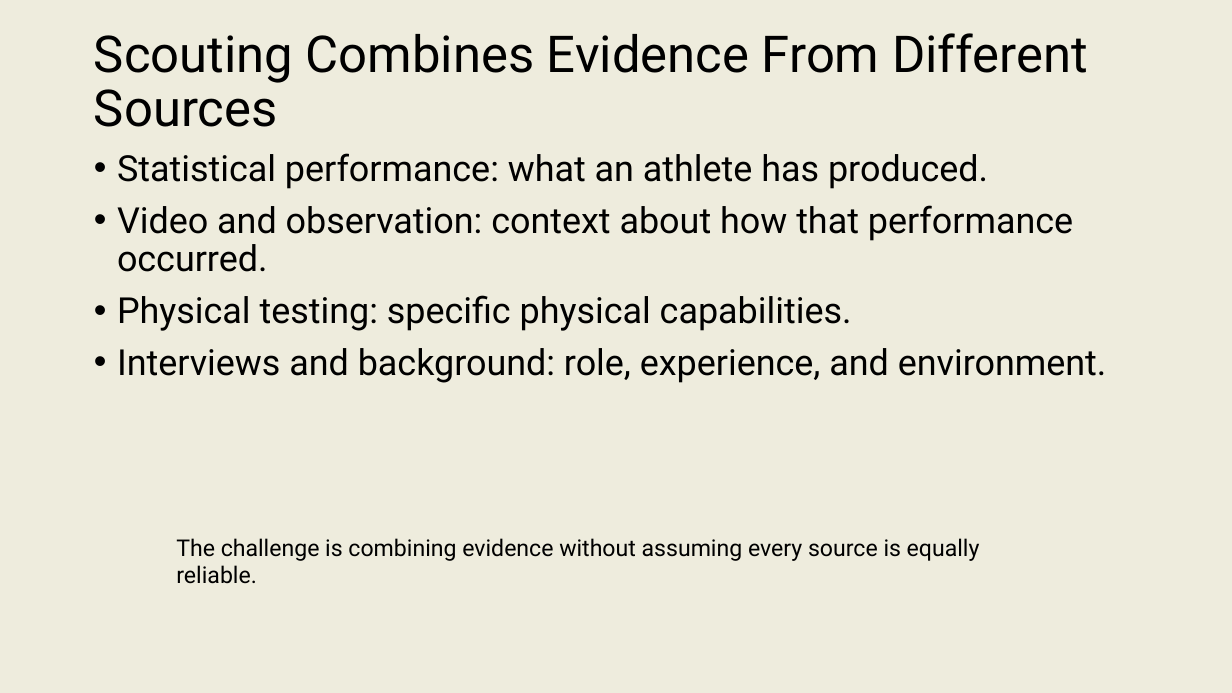
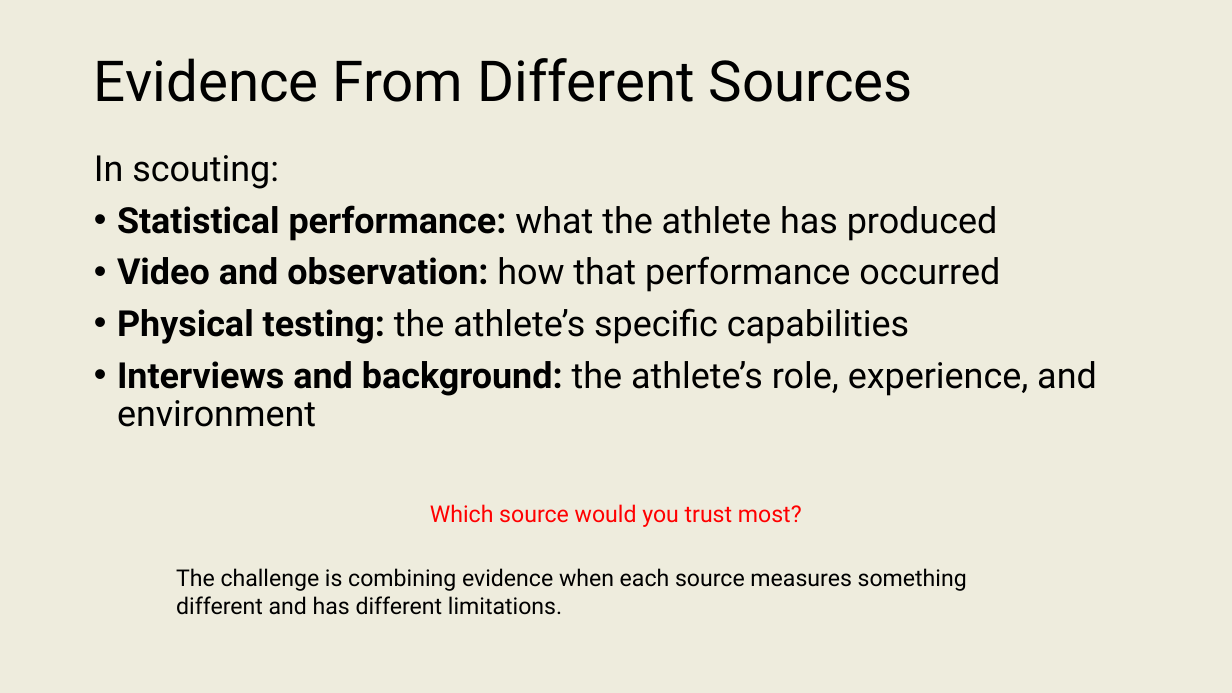
Before and after one commit to onishisaryu/HES-3000-Sports-Data-Analytics, a slide deck: slide 8 of pptx/Lecture2.pptx (slide 7 before the commit). Drawn at 1232x693 pixels with LibreOffice and Linux fonts; fonts in the diff are those of the drawing. Boxes give left, top, right and bottom in pixels: in the first picture for what was removed or moved away, otherwise in the second. Text is boxed around its words. In the diff, an @@ line names an element or a change of style, - is before the commit and + after.

```diff
--- a/pptx/Lecture2.pptx
+++ b/pptx/Lecture2.pptx
@@ title at <box>94,58,913,102</box>: text changed; size 39.6 to 44 pt @@
-Scouting Combines Evidence From Different Sources
+Evidence From Different Sources
@@ text at <box>94,155,1097,427</box>: text changed @@
-• Statistical performance: what an athlete has produced.
-• Video and observation: context about how that performance occurred.
-• Physical testing: specific physical capabilities.
-• Interviews and background: role, experience, and environment.
+In scouting:
+• Statistical performance: what the athlete has produced
+• Video and observation: how that performance occurred
+• Physical testing: the athlete’s specific capabilities
+• Interviews and background: the athlete’s role, experience, and environment
@@ text added at <box>430,504,802,527</box>, 18 pt, text #FF0000 @@
+Which source would you trust most?
@@ text at <box>176,568,967,615</box>: text changed @@
-The challenge is combining evidence without assuming every source is equally reliable.
+The challenge is combining evidence when each source measures something different and has different limitations.
```
Also in this commit, not shown: 23 other slides changed, 4 slides added, 1 other file.
